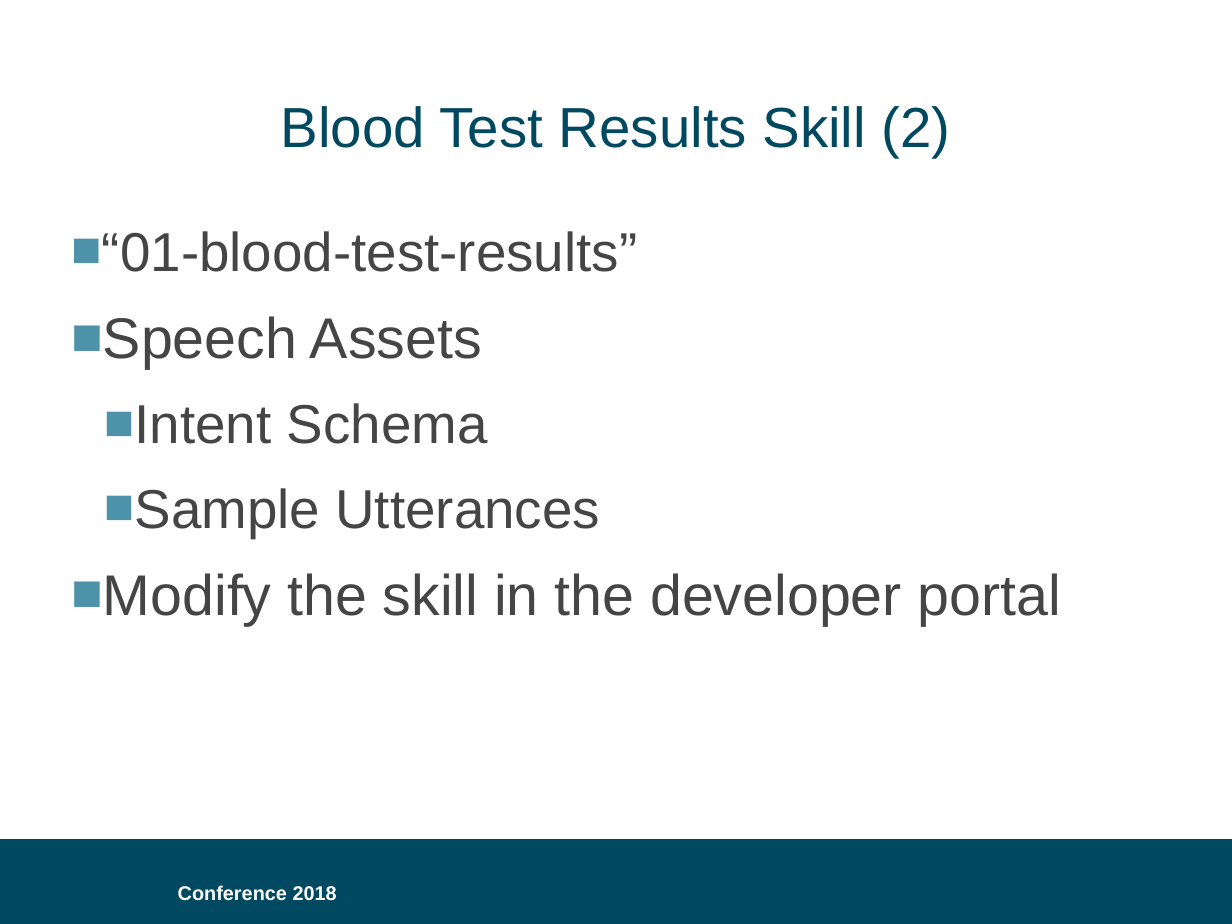
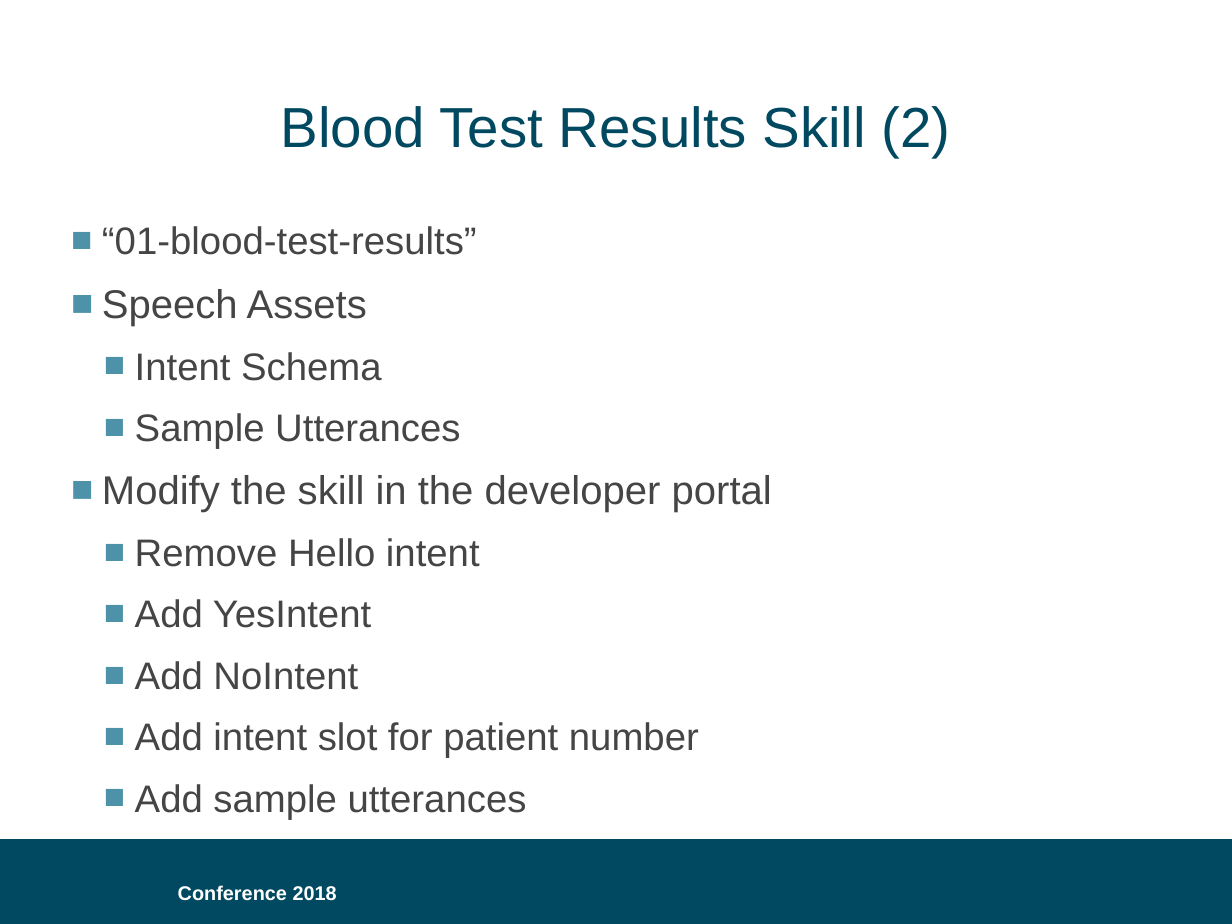
Before and after one commit to bklug/introductory-alexa-workshop, a slide deck: slide 31 of build-an-alexa-skill-for.pptx. Drawn at 1232x924 pixels with LibreOffice and Linux fonts; fonts in the diff are those of the drawing; background and template pictures are left out. Boxes give left, top, right and bottom in pixels: in the first picture for what was removed or moved away, otherwise in the second. Text is boxed around its words. In the diff, an @@ line names an element or a change of style, - is before the commit and + after.

```diff
--- a/build-an-alexa-skill-for.pptx
+++ b/build-an-alexa-skill-for.pptx
@@ text at box(102, 226, 772, 513): size 32 to 22.4 pt in "“01-blood-test-results”", "Intent Schema", "Sample Utterances"; size 33.5 to 23.4 pt in "Speech Assets", "Modify the skill in the developer portal"; less space between paragraphs @@
@@ text at box(135, 538, 699, 758): paragraphs added @@
+  ■ Remove Hello intent
+  ■ Add YesIntent
+  ■ Add NoIntent
+  ■ Add intent slot for patient number
+  ■ Add sample utterances
```
